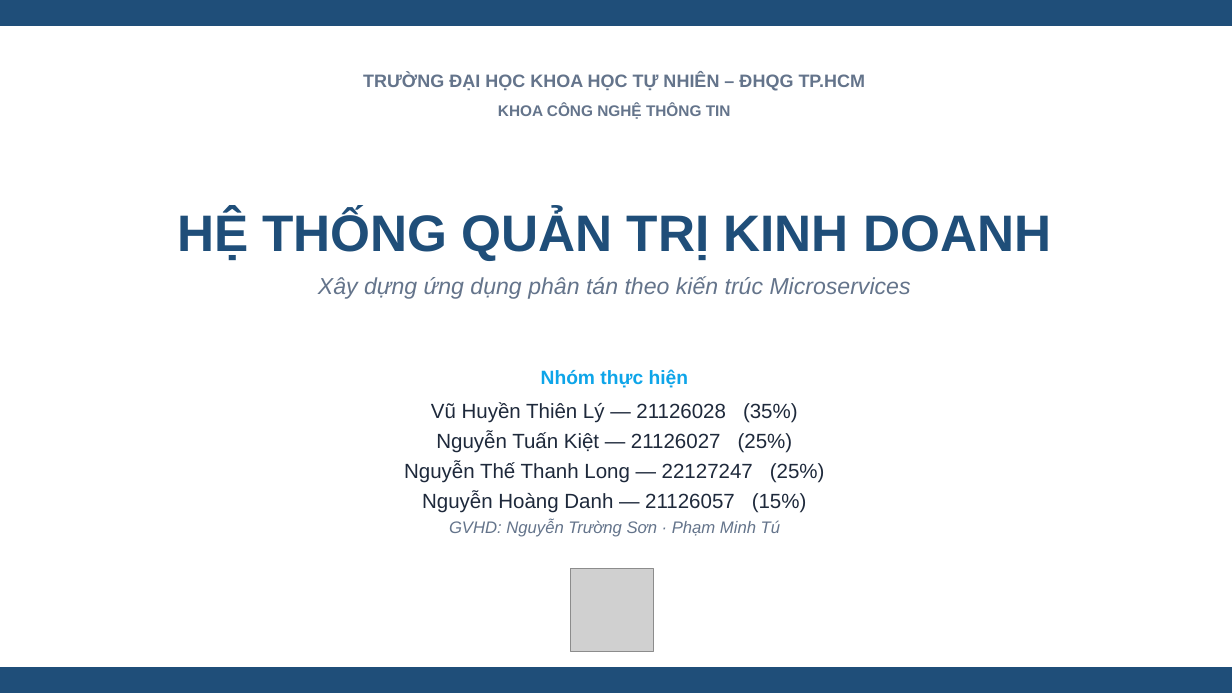
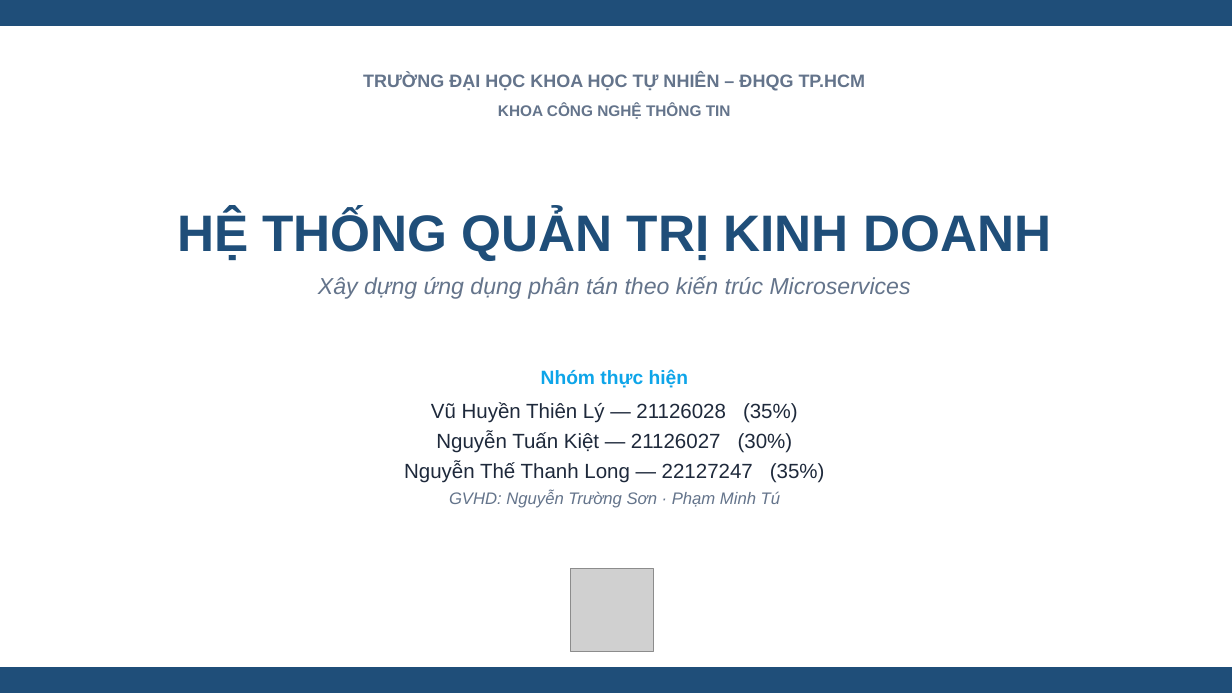
Before and after one commit to lizly15/UDPT, a slide deck: slide 1 of report/slides.pptx. Drawn at 1232x693 pixels with LibreOffice and Linux fonts; fonts in the diff are those of the drawing; grey boxes stand for pictures. Boxes give left, top, right and bottom in pixels: in the first picture for what was removed or moved away, otherwise in the second. Text is boxed around its words. In the diff, an @@ line names an element or a change of style, - is before the commit and + after.

Commit message:
Cập nhật nhóm còn 3 thành viên; chuyển task backend của Danh sang Long (#8)
- Bỏ Nguyễn Hoàng Danh khỏi nhóm (báo cáo, slide, kịch bản)
- Tỷ lệ: Lý 35%, Long 35%, Kiệt 30%
- Long nhận thêm backend: Customer, Billing, Mock e-sign

```diff
--- a/report/slides.pptx
+++ b/report/slides.pptx
@@ text at bbox=[404, 432, 825, 483]: text changed @@
-Nguyễn Tuấn Kiệt — 21126027 (25%)
-Nguyễn Thế Thanh Long — 22127247 (25%)
-Nguyễn Hoàng Danh — 21126057 (15%)
+Nguyễn Tuấn Kiệt — 21126027 (30%)
+Nguyễn Thế Thanh Long — 22127247 (35%)
```
Also in this commit, not shown: 5 other files.
